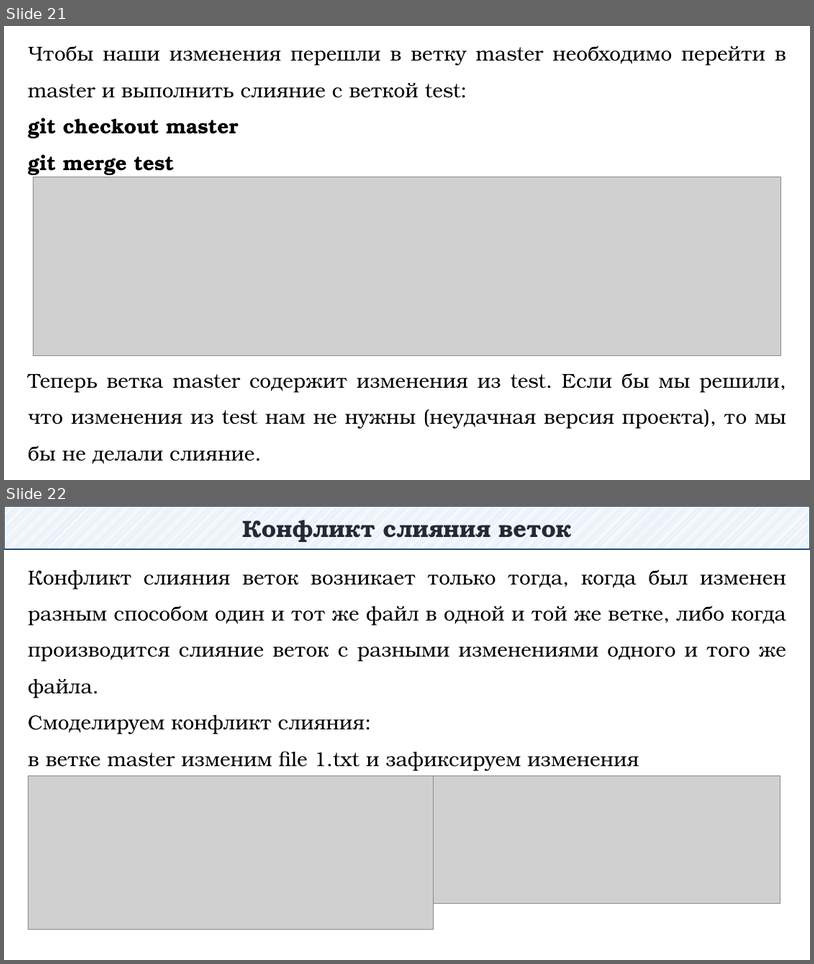
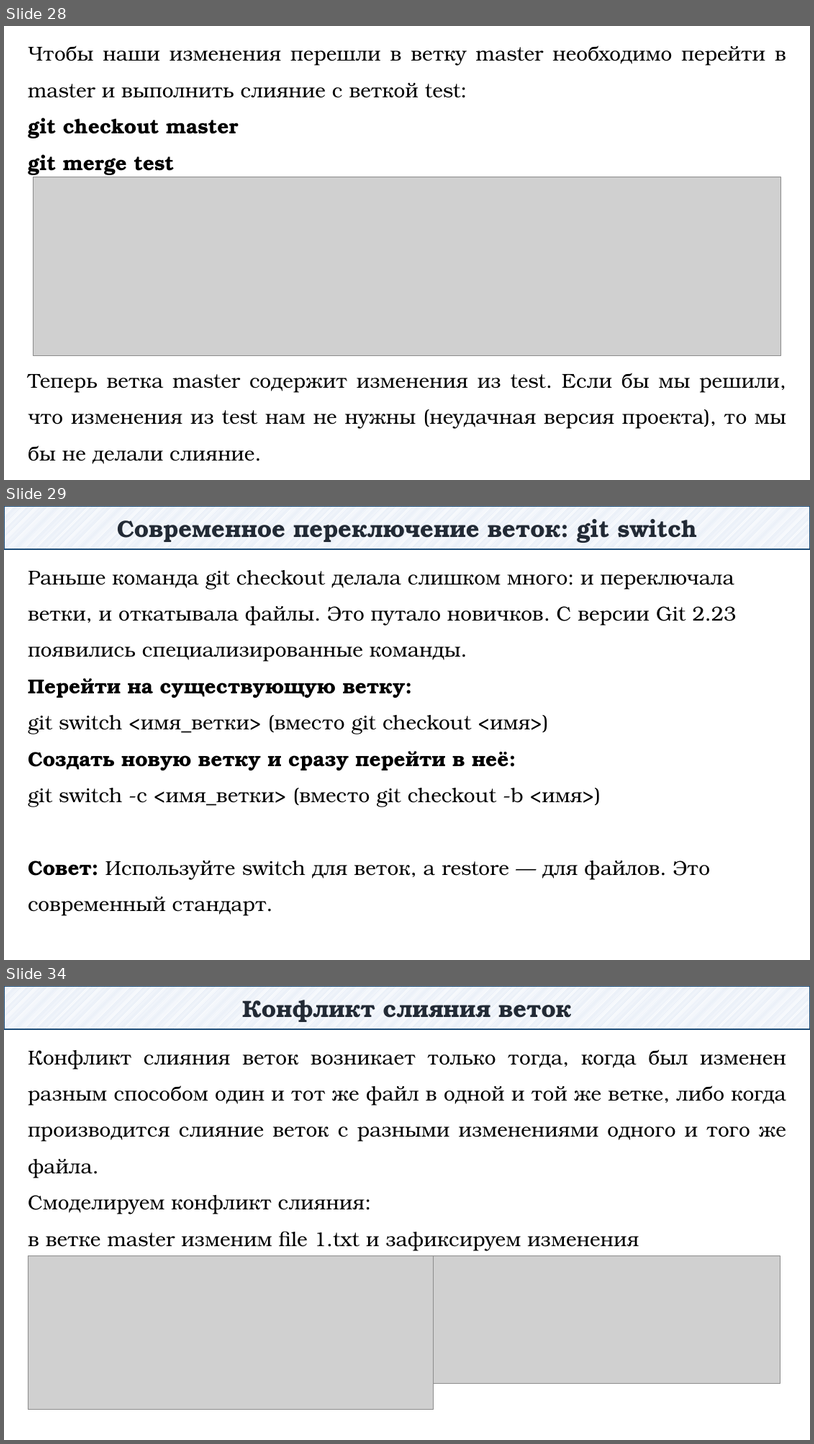
Before and after one commit to DaniilKlyukin/OOP-4, a slide deck: Лекции/ООП 1 лек 2.pptx. Shown one above the other, each under a label of ours: slides 21 and 22 before the commit, slides 28, 29 and 34 after it; the slides between them are not shown. The pictures are 814x964 and 814x1444 pixels, drawn with LibreOffice and Linux fonts; fonts in the diff are those of the drawing; grey boxes stand for pictures. Boxes give left, top, right and bottom in pixels: in the first picture for what was removed or moved away, otherwise in the second. Text is boxed around its words. In the diff, an @@ line names an element or a change of style, - is before the commit and + after.

```diff
--- a/Лекции/ООП 1 лек 2.pptx
+++ b/Лекции/ООП 1 лек 2.pptx
@@ slide 29 added at (4,506,810,960), background #FFFFFF @@
@@ rectangle added at (4,506,810,549), fill pattern #B4C7E7 on #FFFFFF, outline #1F4E79 1.25 pt, 28 pt, text #222A35, bold @@
+Современное переключение веток: git switch
@@ text added at (28,570,737,916), 24 pt, text #000000 @@
+Раньше команда git checkout делала слишком много: и переключала ветки, и откатывала файлы. Это путало новичков. С версии Git 2.23 появились специализированные команды.
+Перейти на существующую ветку:
+git switch <имя_ветки> (вместо git checkout <имя>)
+Создать новую ветку и сразу перейти в неё:
+git switch -c <имя_ветки> (вместо git checkout -b <имя>)
+Совет: Используйте switch для веток, а restore — для файлов. Это современный стандарт.
@@ what was slide 21 is now slide 28 @@
@@ what was slide 22 is now slide 34 @@
```
Also in this commit, not shown: 16 other slides added, 1 slide removed.
